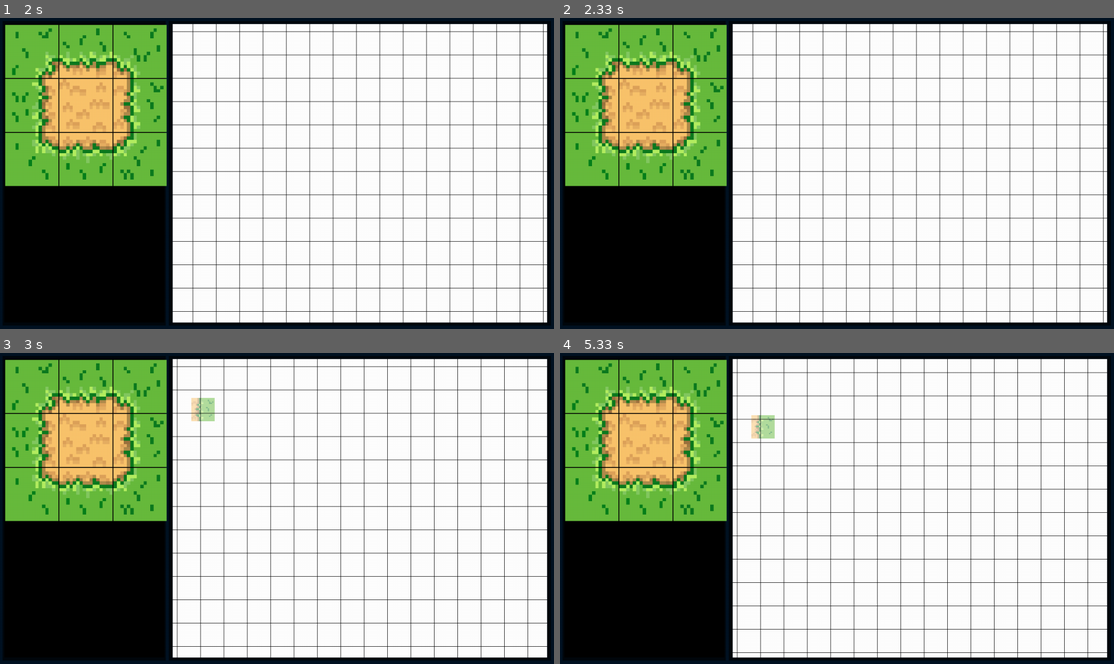
Above: before the commit, frames 1-4 (two rows, left to right).
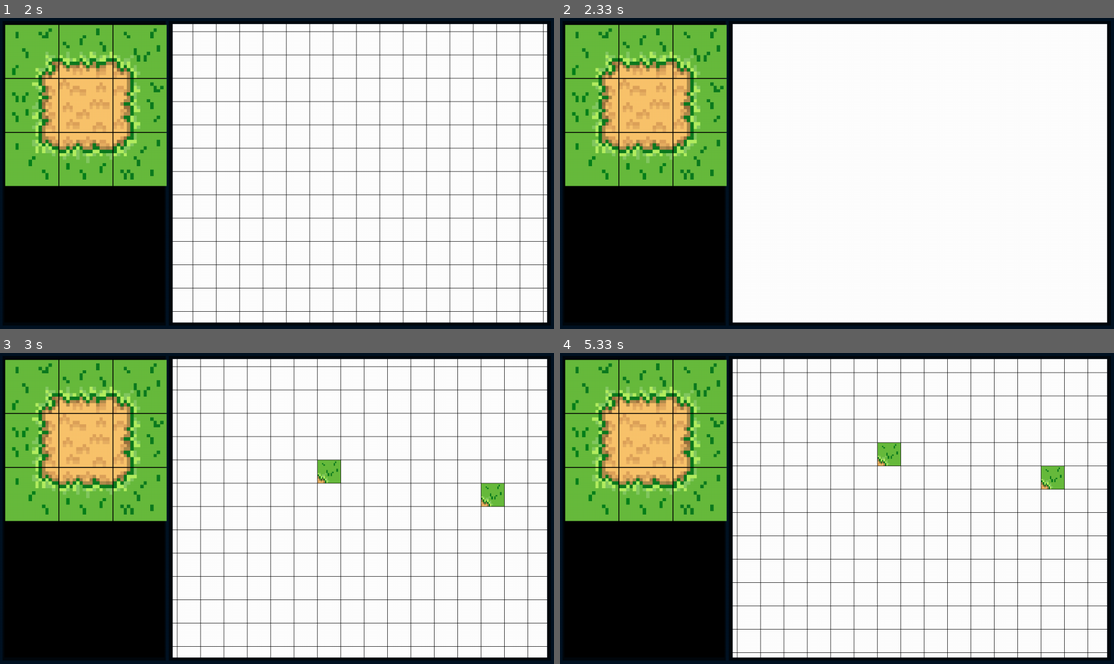
Above: after the commit, the same moments.

Repository: Ultrasword/Pygame-Map-Editor
Game: pygame game, started from level_editor.py
Same seed, same stepped clock (60 frames per second), same inputs: the game is played once before the commit and once after it.
Inputs (mouse positions are in pixels of both pictures, inside the frame that each line leads up to):
- Up to frame 1 (2 s): press the mouse at (454, 164) at 0.37 s; move the mouse to (365, 179) at 0.47 s; release the mouse at (277, 195) at 0.6 s; hold Right 0.67-1.13 s; hold Up 1.17-1.47 s; hold Right 1.5-1.97 s
- Up to frame 2 (2.33 s): press the mouse at (1014, 164) at 2.03 s; move the mouse to (853, 111) at 2.13 s; release the mouse at (692, 58) at 2.27 s
- Up to frame 3 (3 s): press the mouse at (454, 499) at 2.37 s; move the mouse to (299, 474) at 2.47 s; release the mouse at (144, 446) at 2.6 s; hold Left from 2.67 s (still down)
- Up to frame 4 (5.33 s): release Left at 3.2 s; hold Down 3.23-3.53 s; hold Left 3.57-3.97 s; hold Up 4-4.37 s; hold Right 4.4-5.03 s; hold Down from 5.07 s (still down)

Frame 1 is identical in both runs. In frame 2, 6.0% of the frame differs, in the area x 31-99%, y 1-99%; in frame 3, 1.0%; in frame 4, 1.0%.

Commit message:
tile editing
draggin mouse draws line
offsets for tile editor
now works

TODO - saving files, loading files, spritesheets

Diff:
--- a/engine/eventhandler.py
+++ b/engine/eventhandler.py
@@ -26,10 +26,11 @@
 
 
 REGISTERED_EVENTS = {} # a eid and event pair
-REGISTERED_OBJECTS = {} # a eid and set(object obejct) pair
+REGISTERED_OBJECTS = {} # a eid and dict(object obejct) pair
 
 
 EVENT_ID_COUNT = 0
+FUNC_REG_ID = 0
 
 
 def register_event(eid: int):
@@ -37,26 +38,37 @@
     global REGISTERED_EVENTS, REGISTERED_OBJECTS
     # create registries within the dicts
     REGISTERED_EVENTS[eid] = EventRegistry(eid)
-    REGISTERED_OBJECTS[eid] = set()
+    REGISTERED_OBJECTS[eid] = {}
     return eid
 
 
 def register_func_to_event(eid, func):
     """Register a function/object to an event"""
-    global REGISTERED_OBJECTS
+    global REGISTERED_OBJECTS, FUNC_REG_ID
     # if not registered, register the event
     if REGISTERED_OBJECTS.get(eid) == None:
         raise RegistryNotFound(eid)
+    # increment
+    FUNC_REG_ID += 1
     # register the event now
-    REGISTERED_OBJECTS[eid].add(func)
+    REGISTERED_OBJECTS[eid][FUNC_REG_ID] = func
+    return FUNC_REG_ID
+
+
+def remove_func_id(id):
+    """remove a func id"""
+    global REGISTERED_OBJECTS
+    for eid, data in REGISTERED_OBJECTS.items():
+        if id in data:
+            data.pop(id)
 
 
 def call_event(eid, data):
     """Call all functions registered into the eid"""
     global REGISTERED_OBJECTS, REGISTERED_EVENTS
-    for e in REGISTERED_OBJECTS[eid]:
+    for e, func in REGISTERED_OBJECTS[eid].items():
         # registered objects
-        e(data)
+        func(data)
 
 
 class EventDataBlock:
--- a/engine/handler.py
+++ b/engine/handler.py
@@ -19,12 +19,12 @@
         # changed?
         self.changed = True
 
-    def add_entity(self, entity):
+    def add_entity(self, entity, sort=True):
         """Add entity to the world"""
         self.entities[entity.id] = entity
         self.active_entites.append(entity.id)
-        # sort
-        self.active_entites.sort(key=lambda x: self.entities[x].z_index)
+        if sort:
+            self.active_entites.sort(key=lambda x: self.entities[x].z_index)
 
     def add_chunk(self, chunk):
         """Add chunk to the world"""
--- a/engine/user_input.py
+++ b/engine/user_input.py
@@ -33,13 +33,9 @@
     return keys.get(key, False)
 
 
-def update():
-    """Updates keyboard - clears the pressed set"""
-    pressed.clear()
-
-
 # mouse
 mouse = [False for i in range(4)]
+mouse_pressed_this = set()
 x_pos, y_pos = 0, 0
 x_scroll, y_scroll = 0, 0
 x_move, y_move = 0, 0
@@ -50,6 +46,7 @@
     """Sets a mouse button to be pressed"""
     if key_event.button < 4:
         mouse[key_event.button] = True
+        mouse_pressed_this.add(key_event.button)
 
 
 def mouse_button_release(key_event):
@@ -80,3 +77,10 @@
     global x_ratio, y_ratio
     x_ratio = o_width / width
     y_ratio = o_height / height
+
+
+# update both mouse and keyboard
+def update():
+    """Updates keyboard - clears the pressed set"""
+    pressed.clear()
+    mouse_pressed_this.clear()
--- a/level_editor.py
+++ b/level_editor.py
@@ -47,7 +47,9 @@
 # tile map
 tilemap = editor_area.create_child(editor_box.TileMap, 0.05, 0.05, 0.95, 0.95)
 tilemap.fill_color((255, 255, 255))
-tilemap.z_index = 1
+tilemap.z_index = 3
+
+editor_area.set_tile_map(tilemap)
 
 # set art tool
 
@@ -58,7 +60,7 @@
 eventhandler.register_event(test_event.eid)
 
 def func(data):
-    print(data)
+    print("AWDAWd")
 eventhandler.register_func_to_event(test_event.eid, func)
 
 
@@ -67,13 +69,9 @@
 running = True
 clock.start(FPS)
 while running:
-
+    # update the background if changed
     if statehandler.CURRENT.handler.changed:
         window.FRAMEBUFFER.fill(BACK_COLOR)
-
-    for item in hovering_items:
-        if item.hover:
-            break
 
     # statehandler.CURRENT.handler.render_chunks(window.FRAMEBUFFER, (0,0))
     statehandler.CURRENT.handler.update_and_render_entities(window.FRAMEBUFFER, clock.delta_time, (0,0))
@@ -85,6 +83,8 @@
         statehandler.CURRENT.handler.changed = False
     pygame.display.update()
 
+    # user input update
+    user_input.update()
     # for loop through events
     for e in pygame.event.get():
         # handle different events
@@ -110,7 +110,6 @@
             window.handle_resize(e)
             user_input.update_ratio(window.WIDTH, window.HEIGHT, window.ORIGINAL_WIDTH, window.ORIGINAL_HEIGHT)
     # update keyboard
-    user_input.update()
     eventhandler.update_events()
 
     clock.update()
--- a/src/art_tool.py
+++ b/src/art_tool.py
@@ -8,10 +8,10 @@
     """Paint with brush"""
     # get the position
     width = editor_box.block_width
-    relx = rel_pos_to_container[0] // editor_box.block_width
-    rely = rel_pos_to_container[1] // editor_box.block_width
+    relx = (rel_pos_to_container[0] - editor_box.c_offset[0]) // editor_box.block_width
+    rely = (rel_pos_to_container[1] - editor_box.c_offset[1]) // editor_box.block_width
     # draw the brush onto the window
-    brush.draw(window, (relx, rely), editor_box.block_width, editor_box.c_offset)
+    brush.draw(window, (relx, rely), editor_box.block_width)
 
 
 def brush_hover_outline(window, rel_pos_to_container, brush, editor_box):
@@ -21,13 +21,14 @@
     relx = (rel_pos_to_container[0] - editor_box.c_offset[0]) // editor_box.block_width
     rely = (rel_pos_to_container[1] - editor_box.c_offset[1]) // editor_box.block_width
     # draw the outline to the window
-    brush.draw(window, (relx, rely), editor_box.block_width, editor_box.c_offset)
+    brush.draw(window, (relx, rely), editor_box.block_width)
 
 
 class Brush:
     def __init__(self, icon, size, width):
         """Brush constructor"""
-        self.icon = icon
+        self.icon_path = icon
+        self.icon = filehandler.scale(filehandler.get_image(icon), size) if icon else icon
         self.size = size
         self.block_width = width
 
@@ -52,13 +53,13 @@
         """Set brush size"""
         self.size = size
 
-    def draw(self, window, rel_pos, block_width, c_offset):
+    def draw(self, window, rel_pos, block_width):
         """Draw function"""
         # the standard brush
         # usually drawn using smaller brush sizes
         # print(rel_pos[0] * block_width, rel_pos[1] * block_width)
         if self.icon:
-            window.blit(self.icon, (rel_pos[0] * block_width + c_offset[0], rel_pos[1] * block_width + c_offset[1]))
+            window.blit(self.icon, (rel_pos[0] * block_width, rel_pos[1] * block_width))
 
         # left = rel_pos[0] * block_width
         # top = rel_pos[1] * block_width
--- a/src/editor_box.py
+++ b/src/editor_box.py
@@ -1,6 +1,6 @@
 import pygame
 import json
-from engine import entity, filehandler, window, statehandler, user_input, draw, chunk, maths
+from engine import entity, filehandler, window, statehandler, user_input, draw, chunk, maths, eventhandler
 from src import art_tool
 
 
@@ -13,9 +13,11 @@
             ypos = parent.area[1] * top + parent.pos[1]
             width = parent.area[0] * (right - left)
             height = parent.area[1] * (bottom - top)
+            self.rel_pos = [parent.area[0] * left, parent.area[1] * top, self.area[0], self.area[1]]
             entity.set_entity_properties(xpos, ypos, width, height, None, self)
         else:
             entity.set_entity_properties(window.WIDTH * left, window.HEIGHT * top, window.WIDTH * (right - left), window.HEIGHT * (bottom - top), None, self)
+            self.rel_pos = [self.pos[0], self.pos[1], self.area[0], self.area[1]]
         if back:
             self.background = filehandler.create_surface(self.area[0], self.area[1]).convert()
         else:
@@ -284,6 +286,14 @@
         # sprites that can be used
         self.spritesheets = {}
 
+        # custom click event for drawing onto map
+        self.tilemap = None
+        self.event = eventhandler.Event({'x':0, 'y':0, 'img':0})
+
+        # register the event function
+        eventhandler.register_event(self.event.eid)
+        self.func_eid = eventhandler.register_func_to_event(self.event.eid, lambda data: print(data))
+
     @property
     def camera_move_speed(self):
         """Returns camera move speed"""
@@ -316,7 +326,16 @@
 
     def set_brush_icon(self, icon):
         """Set the brush icon"""
-        self.brush.icon_image = filehandler.scale(icon, (self.block_width, self.block_width))
+        self.brush.icon_path = icon
+        self.brush.icon_image = filehandler.scale(filehandler.get_image(icon), (self.block_width, self.block_width))
+
+    def set_tile_map(self, tile_map):
+        """set the tile map"""
+        self.tilemap = tile_map
+        # remove function from event handler
+        eventhandler.remove_func_id(self.func_eid)
+        # make new func
+        self.func_eid = eventhandler.register_func_to_event(self.event.eid, self.tilemap.set_tile_at_event)
 
     def update(self, dt):
         """Updates editor area"""
@@ -335,15 +354,33 @@
             self.c_offset[1] += self.move_speed * dt
             self.dirty = True
 
-        # hover
+        # if mouse hovering or if something was changed in the editor
         if self.hover or self.dirty:
+
+            # therefore the active editor is self
             art_tool.ACTIVE_EDITOR = self
             self.dirty = True
 
+            # mouse position
             mpos = user_input.get_mouse_pos()
-            rpos = [mpos[0] - self.pos[0], mpos[1] - self.pos[1]]
-            #
+            rpos = [mpos[0] - self.pos[0] + self.c_offset[0], mpos[1] - self.pos[1] + self.c_offset[1]]
+
+            # some click events
+            if user_input.mouse[1]:
+                # set event data
+                self.event.data['x'] = int(rpos[0]) // self.block_width
+                self.event.data['y'] = int(rpos[1]) // self.block_width
+                self.event.data['img'] = self.brush.icon_image
+                eventhandler.add_event(self.event)
+            # print(user_input.mouse_pressed_this)
+
+            # fill back and then paint with brush
             self.background.fill((255,255,255))
+            # draw tilemap onto image
+            if self.tilemap:
+                self.tilemap.render_grid(self.background, self.c_offset)
+                # self.background.blit(self.tilemap.image, (self.tilemap.rel_pos[0] - self.c_offset[0],
+                #                 self.tilemap.rel_pos[1] - self.c_offset[1]))
             art_tool.paint_with_brush(self.background, rpos, self.brush, self)
             art_tool.brush_hover_outline(self.background, rpos, self.brush, self)
 
@@ -356,6 +393,7 @@
             # print("rednering", self.id)
             self.image = self.background
             self.dirty = False
+
             # draw grids
             left = 0
             top = 0
@@ -383,9 +421,19 @@
     def __init__(self, parent, l, t, r, b):
         """Constructor for a tilemap - fills 100% of parent object"""
         super().__init__(parent, 0, 0, 1, 1)
+        self.parent = parent
 
         # chunks dict
         self.chunks = {}
+
+        # dirty?
+        self.dirty = True
+
+    def set_tile_at_event(self, data: dict):
+        """set tile using given dict event"""
+        print("TileMap: ", data)
+        self.dirty = True
+        self.set_tile_at(data['x'], data['y'], data['img'])
 
     def set_tile_at(self, x, y, img: str):
         """Sets a tile at a given position"""
@@ -394,20 +442,33 @@
         cy = y // chunk.CHUNK_HEIGHT
         # create chunk if not exist
         h = maths.two_hash(cx, cy)
-        crx = maths.mod(x, chunk.CHUNK_WIDTH) // chunk.TILE_WIDTH
-        cry = maths.mod(y, chunk.CHUNK_HEIGHT) // chunk.TILE_WIDTH
+        crx = int(x - cx * chunk.CHUNK_WIDTH)
+        cry = int(y - cy * chunk.CHUNK_HEIGHT)
+        # TODO - create new chunk object
         if self.chunks.get(h):
             # set pos
-            self.chunks.get(h).set_tile_at([crx, cry, img])
+            self.chunks.get(h).set_tile_at([crx, cry, img, 0])
         else:
             # make a chunk
             new_chunk = chunk.Chunk(cx, cy)
-            new_chunk.set_tile_at([crx, cry, img])
+            new_chunk.set_tile_at([crx, cry, img, 0])
             self.chunks[h] = new_chunk
 
-    def update(self, dt):
-        """update the stuff"""
-        # set the background image to the parent background
-        # draw directly onto parent background
-
-        pass
+    def render_grid(self, window, offset):
+        """Render grid whenever"""
+        # check if dirty
+        bw = self.parent.block_width
+        cw = bw * chunk.CHUNK_WIDTH
+        ch = bw * chunk.CHUNK_HEIGHT
+        for h, cc in self.chunks.items():
+            # render the blocks into the grid
+            # check if chunk is on screen first
+            for tile in cc.grid:
+                # if image
+                if tile[chunk.TILE_I]:
+                    # render
+                    x = tile[chunk.TILE_X] * bw + cw * cc.pos[0]
+                    y = tile[chunk.TILE_Y] * bw + ch * cc.pos[1]
+                    tile[chunk.TILE_I].set_alpha(255)
+                    window.blit(tile[chunk.TILE_I], (x - offset[0], y - offset[1]))
+                    tile[chunk.TILE_I].set_alpha(128)
--- a/src/tilemap.py
+++ b/src/tilemap.py
@@ -24,7 +24,7 @@
 add_index = 0
 
 def tuple_to_str(tp):
-    return ';'.join([str(v) for v in tp])
+    return ';'.join([str(int(v)) for v in tp])
 
 def str_to_tuple(s):
     return tuple([int(v) for v in s.split(';')])
